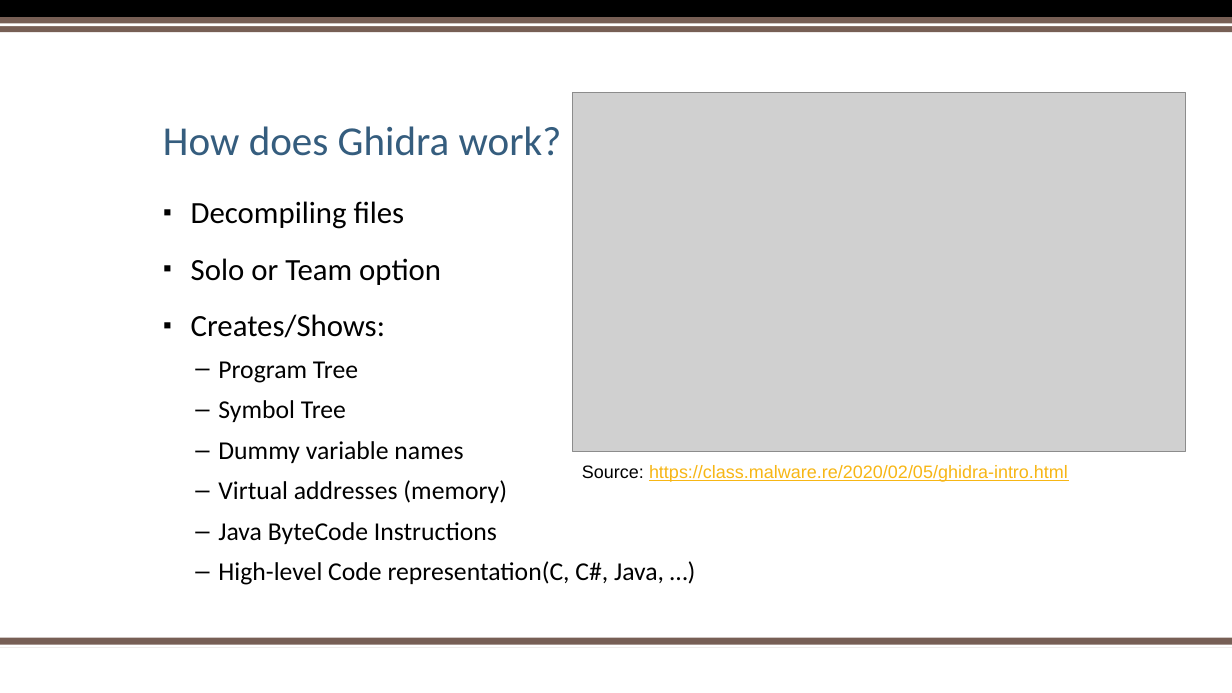
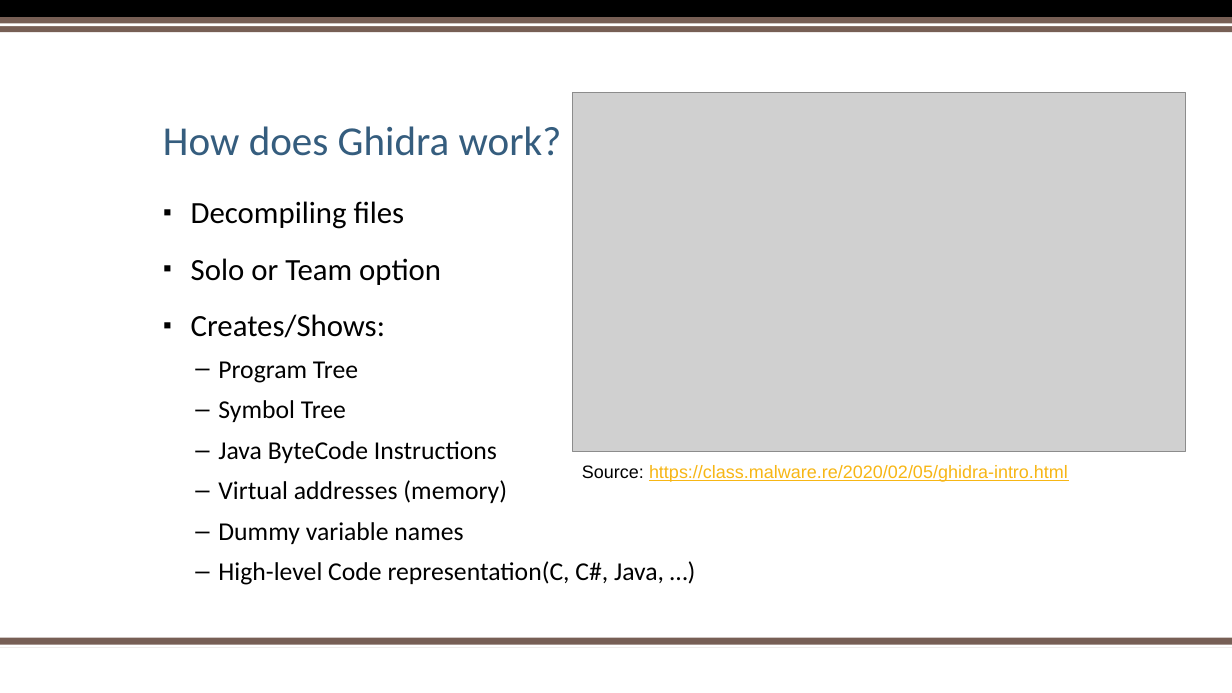
Before and after one commit to sebivenlo/ESDE_2021_Ghidra, a slide deck: slide 13 of Reverse Engineering.pptx. Drawn at 1232x693 pixels with LibreOffice and Linux fonts; fonts in the diff are those of the drawing; grey boxes stand for pictures; background and template pictures are left out. Boxes give left, top, right and bottom in pixels: in the first picture for what was removed or moved away, otherwise in the second. Text is boxed around its words. In the diff, an @@ line names an element or a change of style, - is before the commit and + after.

```diff
--- a/Reverse Engineering.pptx
+++ b/Reverse Engineering.pptx
@@ text at [218,441,507,503]: paragraphs added @@
+  – Java ByteCode Instructions
+  – Virtual addresses (memory)
@@ text at [218,480,507,544]: paragraphs removed @@
-  – Virtual addresses (memory)
-  – Java ByteCode Instructions
```
Also in this commit, not shown: 3 other slides changed.
